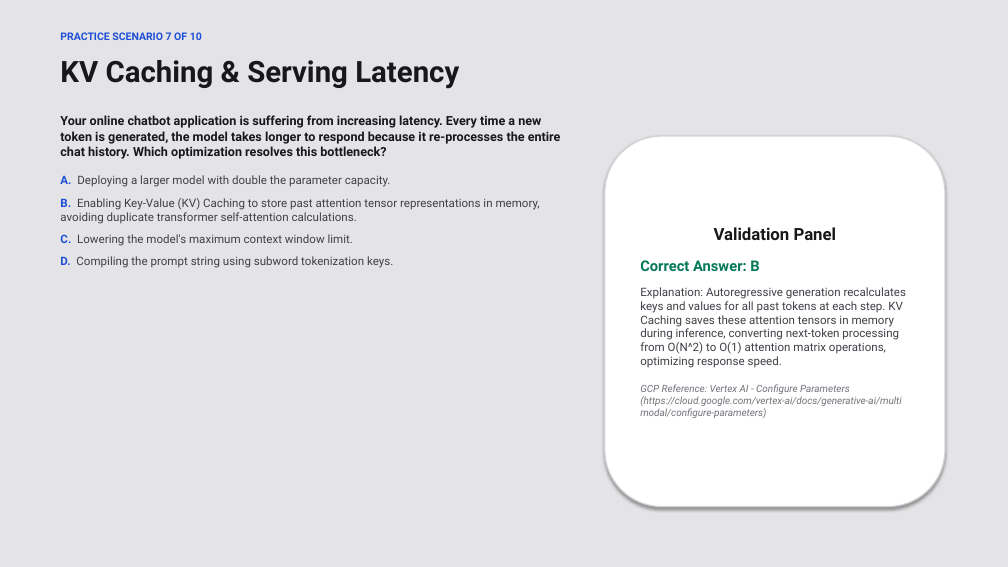
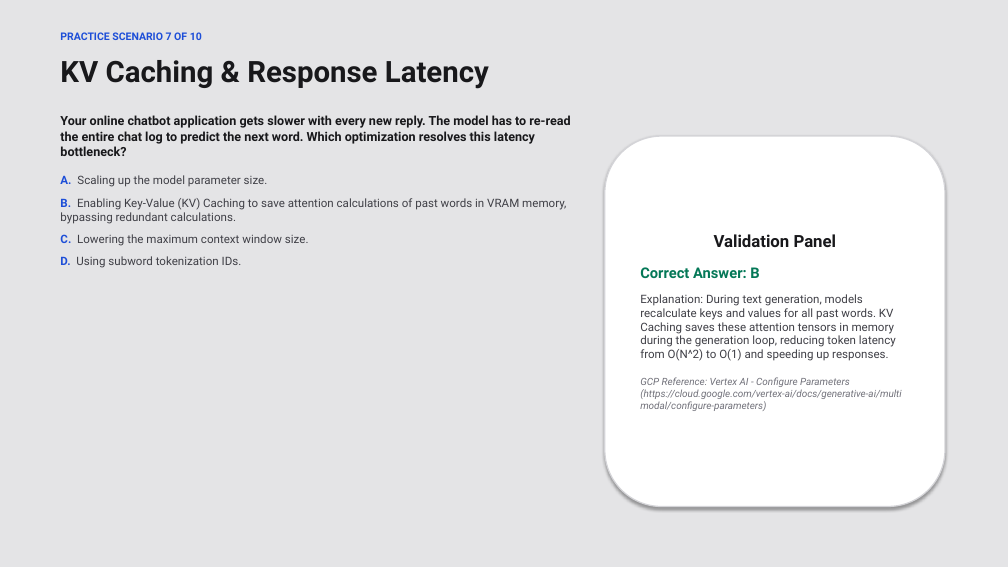
Before and after one commit to Bethana86/gcp-ml-training-hub, a slide deck: slide 19 of llm-presentation/Introduction_to_LLM.pptx. Drawn at 1008x567 pixels with LibreOffice and Linux fonts; fonts in the diff are those of the drawing. Boxes give left, top, right and bottom in pixels: in the first picture for what was removed or moved away, otherwise in the second. Text is boxed around its words. In the diff, an @@ line names an element or a change of style, - is before the commit and + after.

```diff
--- a/llm-presentation/Introduction_to_LLM.pptx
+++ b/llm-presentation/Introduction_to_LLM.pptx
@@ text at [60, 60, 489, 89]: text changed @@
-KV Caching & Serving Latency
+KV Caching & Response Latency
@@ text at [60, 115, 570, 268]: text changed @@
-Your online chatbot application is suffering from increasing latency. Every time a new token is generated, the model takes longer to respond because it re-processes the entire chat history. Which optimization resolves this bottleneck?
-A. Deploying a larger model with double the parameter capacity.
-B. Enabling Key-Value (KV) Caching to store past attention tensor representations in memory, avoiding duplicate transformer self-attention calculations.
-C. Lowering the model's maximum context window limit.
-D. Compiling the prompt string using subword tokenization keys.
+Your online chatbot application gets slower with every new reply. The model has to re-read the entire chat log to predict the next word. Which optimization resolves this latency bottleneck?
+A. Scaling up the model parameter size.
+B. Enabling Key-Value (KV) Caching to save attention calculations of past words in VRAM memory, bypassing redundant calculations.
+C. Lowering the maximum context window size.
+D. Using subword tokenization IDs.
@@ text in rounded rectangle at [640, 294, 896, 361]: text changed @@
-Explanation: Autoregressive generation recalculates keys and values for all past tokens at each step. KV Caching saves these attention tensors in memory during inference, converting next-token processing from O(N^2) to O(1) attention matrix operations, optimizing response speed.
+Explanation: During text generation, models recalculate keys and values for all past words. KV Caching saves these attention tensors in memory during the generation loop, reducing token latency from O(N^2) to O(1) and speeding up responses.
```
Also in this commit, not shown: 21 other slides changed, 2 other files.
